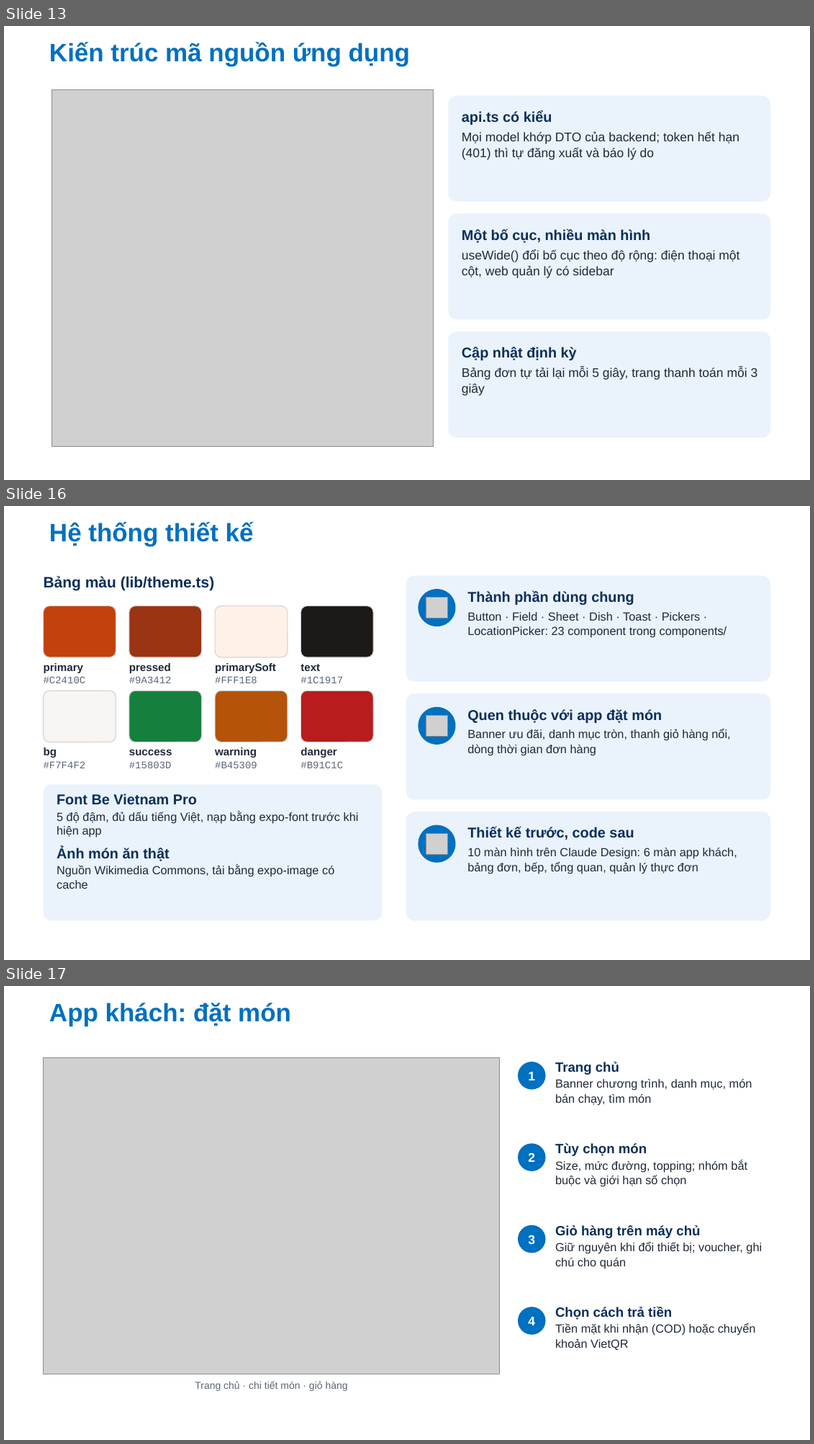
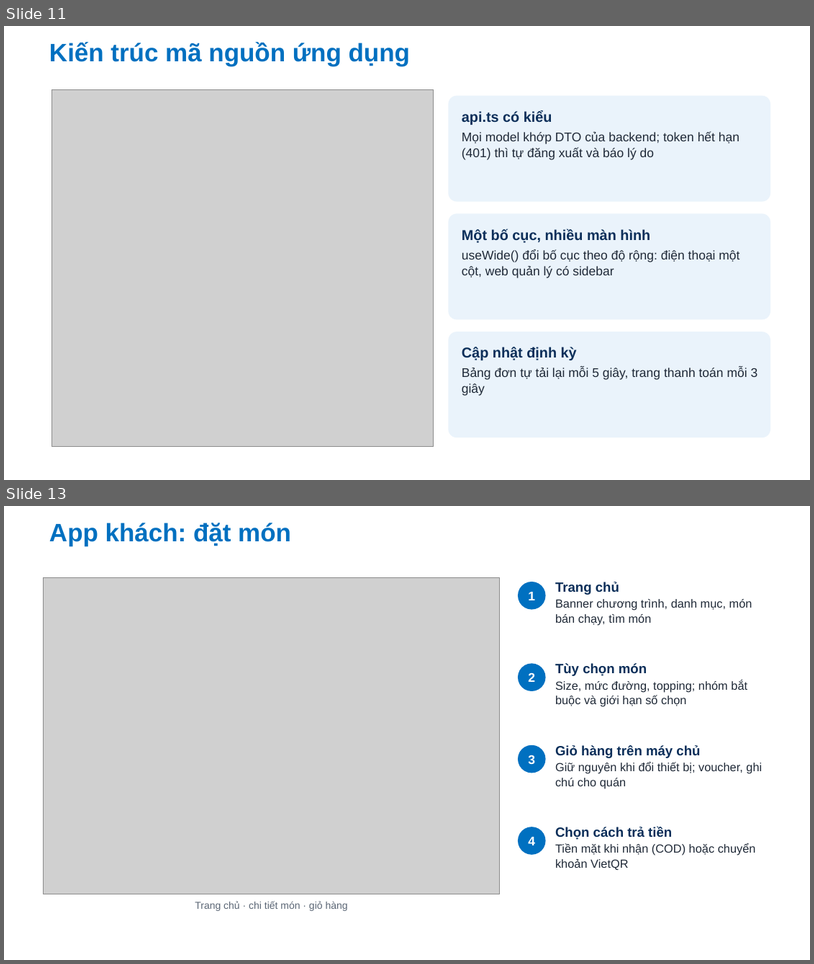
Before and after one commit to Anpham120/restaurant-ordering-mobile, a slide deck: docs/Slide_PTUDDD_AtlasRestaurant.pptx. Shown one above the other, each under a label of ours: slides 13, 16 and 17 before the commit, slides 11 and 13 after it; the slides between them are not shown. The pictures are 814x1444 and 814x964 pixels, drawn with LibreOffice and Linux fonts; fonts in the diff are those of the drawing; grey boxes stand for pictures; background and template pictures are left out. Boxes give left, top, right and bottom in pixels: in the first picture for what was removed or moved away, otherwise in the second. Text is boxed around its words. In the diff, an @@ line names an element or a change of style, - is before the commit and + after.

```diff
--- a/docs/Slide_PTUDDD_AtlasRestaurant.pptx
+++ b/docs/Slide_PTUDDD_AtlasRestaurant.pptx
@@ slide 16 removed at (4, 506, 810, 960), background #FFFFFF @@
@@ title removed at (49, 522, 254, 546) @@
-Hệ thống thiết kế
@@ text removed at (44, 576, 215, 590) @@
-Bảng màu (lib/theme.ts)
@@ rounded rectangle removed at (406, 576, 771, 682) @@
@@ ellipse removed at (419, 589, 456, 626) @@
@@ text removed at (468, 590, 728, 638) @@
-Thành phần dùng chung
-Button · Field · Sheet · Dish · Toast · Pickers · LocationPicker: 23 component trong components/
@@ rounded rectangle removed at (44, 606, 116, 657) @@
@@ rounded rectangle removed at (129, 606, 202, 657) @@
@@ rounded rectangle removed at (215, 606, 288, 657) @@
@@ rounded rectangle removed at (301, 606, 373, 657) @@
@@ picture removed at (427, 597, 448, 618) @@
@@ text removed at (44, 663, 86, 683) @@
-primary
-#C2410C
@@ text removed at (129, 663, 172, 683) @@
-pressed
-#9A3412
@@ text removed at (215, 663, 276, 683) @@
-primarySoft
-#FFF1E8
@@ text removed at (301, 664, 343, 683) @@
-text
-#1C1917
@@ rounded rectangle removed at (44, 690, 116, 742) @@
@@ rounded rectangle removed at (129, 690, 202, 742) @@
@@ rounded rectangle removed at (215, 690, 288, 742) @@
@@ rounded rectangle removed at (301, 690, 373, 742) @@
@@ rounded rectangle removed at (406, 693, 771, 800) @@
@@ ellipse removed at (419, 707, 456, 744) @@
@@ picture removed at (427, 716, 448, 736) @@
@@ text removed at (468, 709, 730, 756) @@
-Quen thuộc với app đặt món
-Banner ưu đãi, danh mục tròn, thanh giỏ hàng nổi, dòng thời gian đơn hàng
@@ text removed at (44, 747, 86, 768) @@
-bg
-#F7F4F2
@@ text removed at (129, 749, 172, 768) @@
-success
-#15803D
@@ text removed at (215, 747, 257, 768) @@
-warning
-#B45309
@@ text removed at (301, 747, 343, 768) @@
-danger
-#B91C1C
@@ rounded rectangle removed at (44, 784, 382, 921) @@
@@ text removed at (57, 793, 359, 888) @@
-Font Be Vietnam Pro
-5 độ đậm, đủ dấu tiếng Việt, nạp bằng expo-font trước khi hiện app
-Ảnh món ăn thật
-Nguồn Wikimedia Commons, tải bằng expo-image có cache
@@ rounded rectangle removed at (406, 811, 771, 921) @@
@@ ellipse removed at (419, 825, 456, 862) @@
@@ text removed at (468, 826, 738, 874) @@
-Thiết kế trước, code sau
-10 màn hình trên Claude Design: 6 màn app khách, bảng đơn, bếp, tổng quan, quản lý thực đơn
@@ picture removed at (427, 834, 448, 854) @@
@@ what was slide 13 is now slide 11 @@
@@ what was slide 17 is now slide 13 @@
```
Also in this commit, not shown: 5 slides changed, 7 other slides removed, 1 other file.
